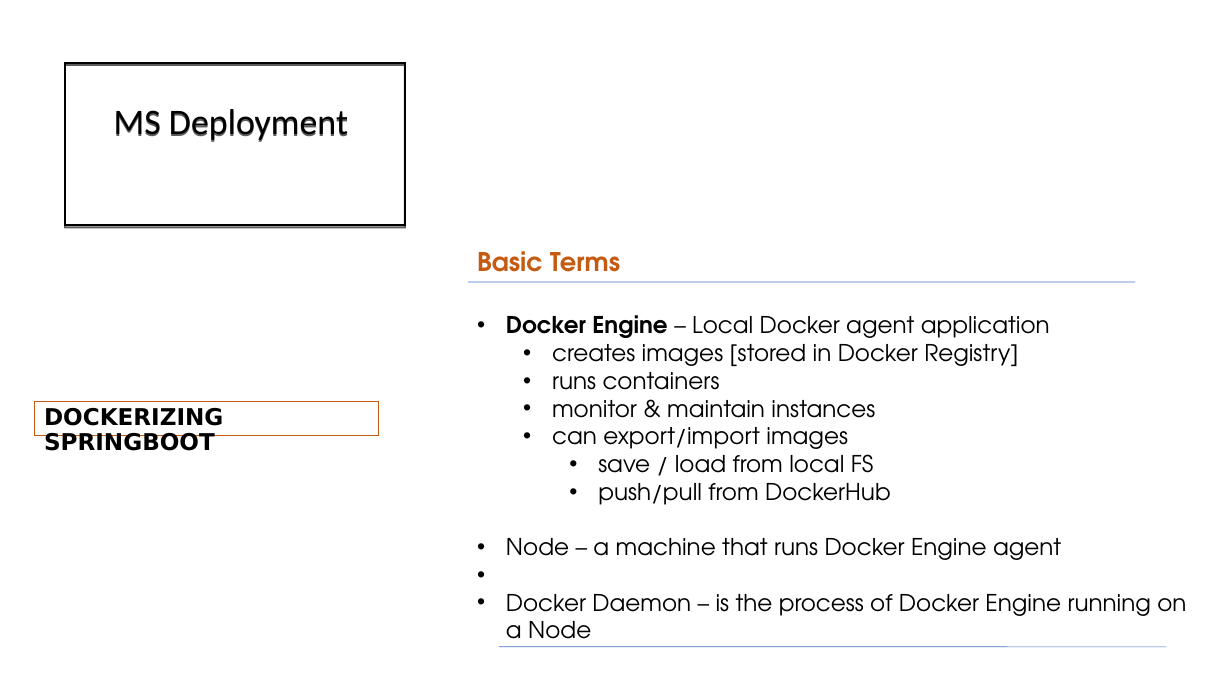
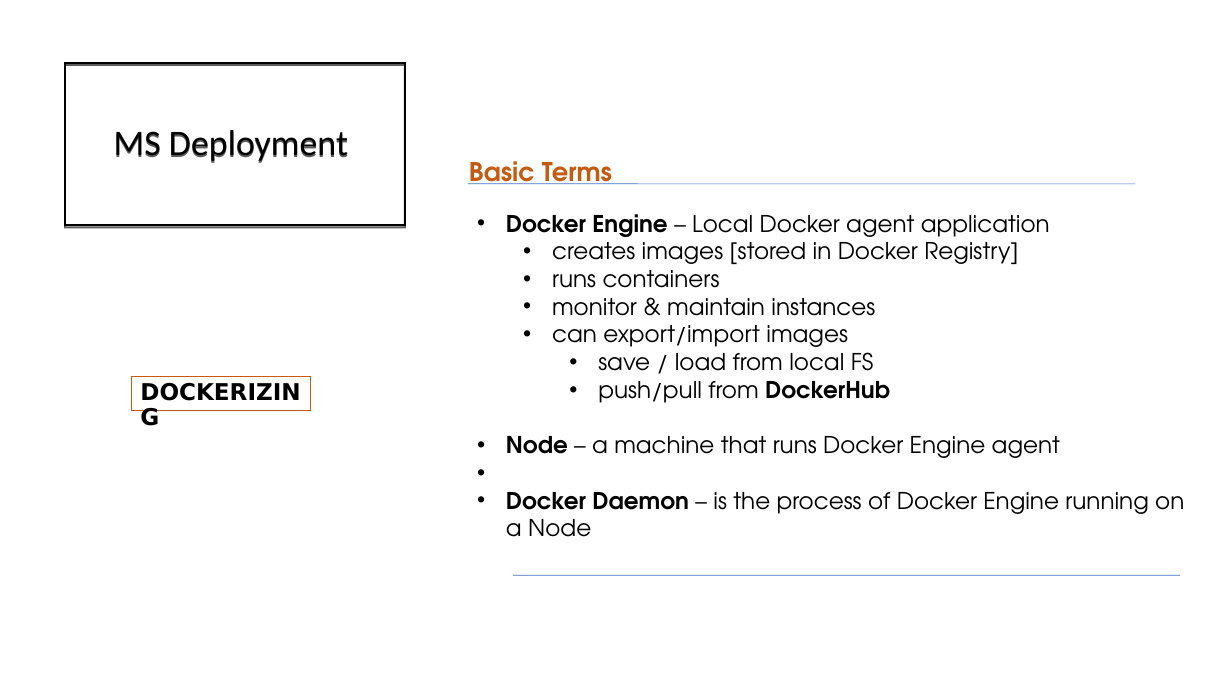
Before and after one commit to AymanGosh/MicroservicesTsofen69, a slide deck: slide 9 of MsDeployment.odp (slide 8 before the commit). Drawn at 1232x693 pixels with LibreOffice and Linux fonts; fonts in the diff are those of the drawing. Boxes give left, top, right and bottom in pixels: in the first picture for what was removed or moved away, otherwise in the second. Text is boxed around its words. In the diff, an @@ line names an element or a change of style, - is before the commit and + after.

```diff
--- a/MsDeployment.odp
+++ b/MsDeployment.odp
@@ text "Basic Terms" rewrapped from [477,251,620,282] to [469,161,612,184] @@
@@ text "Docker Engine – Local Docker ...": place and size @@
-text "Docker Engine – Local Docker ..." at [506,315,1186,647]
+text "Docker Engine – Local Docker ..." at [506,214,1184,537]
@@ line moved from (468, 282) - (1135, 282) to (468, 184) - (1135, 184) @@
@@ freeform shape "DOCKERIZING": place and size @@
-freeform shape "DOCKERIZING" at [35,401,379,435]
+freeform shape "DOCKERIZING" at [131,376,311,410]
@@ text at [506,381,1184,537]: bold on in "DockerHub", "Node", "Docker Daemon" @@
@@ text in freeform shape at [44,408,223,451]: text changed @@
-DOCKERIZING SPRINGBOOT
+DOCKERIZING
@@ line moved from (499, 647) - (1166, 647) to (513, 576) - (1180, 576) @@
```
Also in this commit, not shown: 16 other slides changed, 17 slides added, 1 slide removed, 39 other files.
